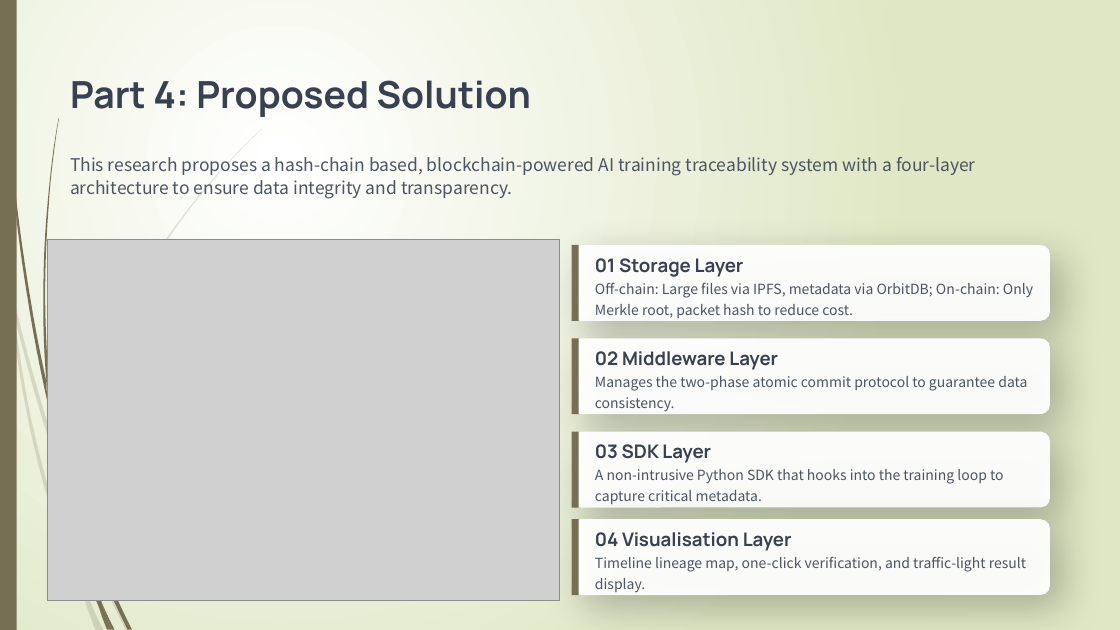
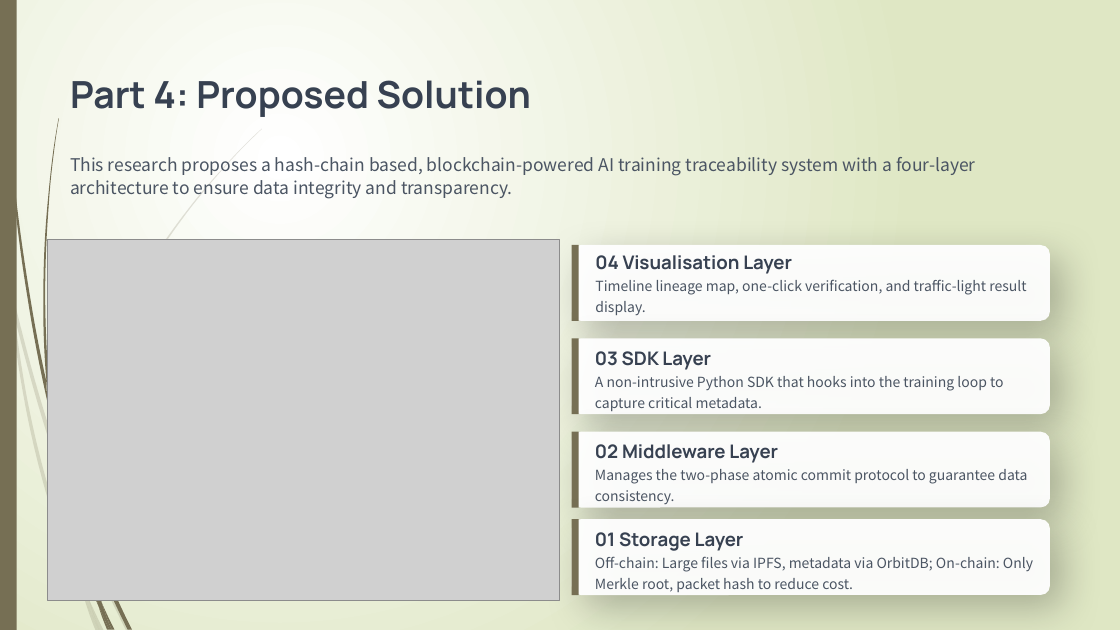
Before and after one commit to xinyuanhu1066/capstone-project, a slide deck: slide 12 of docs/Assessment_1_Presentation.pptx. Drawn at 1120x630 pixels with LibreOffice and Linux fonts; fonts in the diff are those of the drawing; grey boxes stand for pictures. Boxes give left, top, right and bottom in pixels: in the first picture for what was removed or moved away, otherwise in the second. Text is boxed around its words. In the diff, an @@ line names an element or a change of style, - is before the commit and + after.

```diff
--- a/docs/Assessment_1_Presentation.pptx
+++ b/docs/Assessment_1_Presentation.pptx
@@ text "04 Visualisation Layer": place and size @@
-text "04 Visualisation Layer" at bbox=[595, 532, 1026, 592]
+text "04 Visualisation Layer" at bbox=[595, 255, 1026, 316]
@@ text "03 SDK Layer": place and size @@
-text "03 SDK Layer" at bbox=[595, 444, 1004, 504]
+text "03 SDK Layer" at bbox=[595, 351, 1004, 411]
@@ text "02 Middleware Layer": place and size @@
-text "02 Middleware Layer" at bbox=[595, 351, 1027, 411]
+text "02 Middleware Layer" at bbox=[595, 444, 1027, 504]
@@ text "01 Storage Layer": place and size @@
-text "01 Storage Layer" at bbox=[595, 258, 1033, 318]
+text "01 Storage Layer" at bbox=[595, 532, 1033, 592]
```
Also in this commit, not shown: 4 other slides changed.
